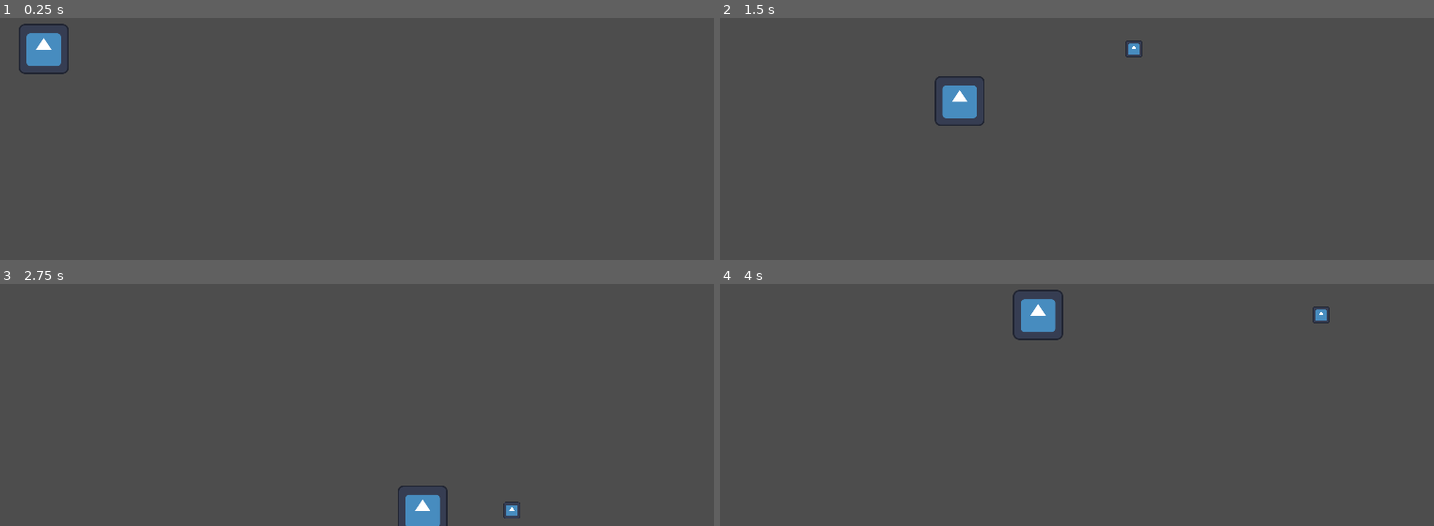
Above: before the commit, frames 1-4 (two rows, left to right).
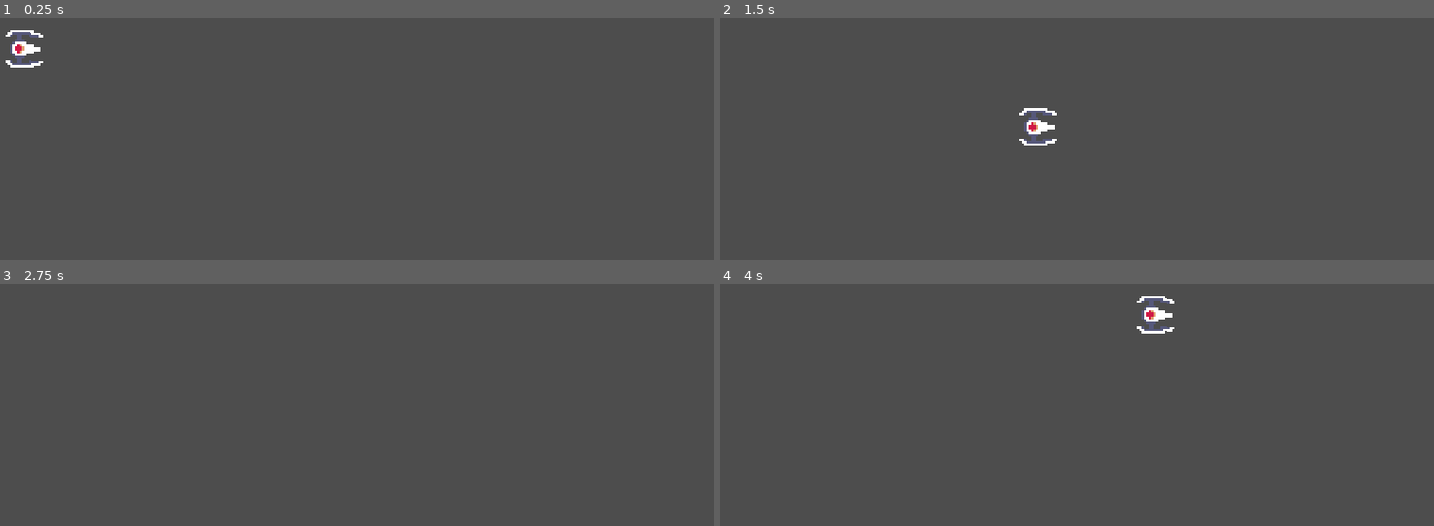
Above: after the commit, the same moments.

Repository: aleveil/spaceshoot
Game: Godot game, scene res://scenes/game.tscn
Two runs of this game, one before a commit and one after it. Both use one fixed random seed, a clock stepped at 60 frames per second and the inputs below. The engine's default icon, where the game draws it, is replaced by a stand-in: a white triangle on a blue panel in a dark square.
Inputs:
- Up to frame 1 (0.25 s): no input
- Up to frame 2 (1.5 s): tap Enter at 0.5 s; hold D (move_right) 0.53-1.28 s; hold Space (shoot) 0.53-1.28 s; hold S (move_down) from 1.28 s (still down); tap Space (shoot) at 1.35 s
- Up to frame 3 (2.75 s): release S (move_down) at 2.03 s; hold D (move_right) from 2.03 s (still down); hold Space (shoot) from 2.03 s (still down)
- Up to frame 4 (4 s): release D (move_right) at 2.78 s; release Space (shoot) at 2.78 s; hold W (move_up) 2.78-3.53 s; tap Space (shoot) at 2.85 s; hold A (move_left) from 3.53 s (still down); hold Space (shoot) from 3.53 s (still down)

The runs differ from the first frame. In frame 1, 1.1% of the frame differs, in the area x 0-10%, y 2-24%; in frame 2, 1.4%; in frame 3, 0.8%; in frame 4, 1.4%, in the area x 40-86%, y 2-24%.

Commit message:
add sprites

Diff:
--- a/project.godot
+++ b/project.godot
@@ -50,3 +50,7 @@
 "events": [Object(InputEventKey,"resource_local_to_scene":false,"resource_name":"","device":-1,"window_id":0,"alt_pressed":false,"shift_pressed":false,"ctrl_pressed":false,"meta_pressed":false,"pressed":false,"keycode":0,"physical_keycode":32,"key_label":0,"unicode":32,"echo":false,"script":null)
 ]
 }
+
+[rendering]
+
+textures/canvas_textures/default_texture_filter=0
--- a/scenes/bullet.tscn
+++ b/scenes/bullet.tscn
@@ -1,22 +1,26 @@
 [gd_scene load_steps=4 format=3 uid="uid://cbagb4d8w72ef"]
 
-[ext_resource type="Texture2D" uid="uid://b5cibih65lnwp" path="res://icon.svg" id="1_arscx"]
 [ext_resource type="Script" path="res://scripts/bullet.gd" id="1_ynajs"]
+[ext_resource type="Texture2D" uid="uid://bclp4n7bt4eiq" path="res://assets/Bullets.png" id="2_jp8ul"]
 
 [sub_resource type="CircleShape2D" id="CircleShape2D_pyy04"]
-radius = 12.0
+radius = 1.0
 
 [node name="Bullet" type="Area2D"]
 script = ExtResource("1_ynajs")
 
 [node name="Sprite2D" type="Sprite2D" parent="."]
+rotation = 1.5708
 scale = Vector2(0.2, 0.2)
-texture = ExtResource("1_arscx")
+texture = ExtResource("2_jp8ul")
+region_enabled = true
+region_rect = Rect2(24, 0, 8, 8)
 
 [node name="CollisionShape2D" type="CollisionShape2D" parent="."]
 shape = SubResource("CircleShape2D_pyy04")
 
 [node name="VisibleOnScreenNotifier2D" type="VisibleOnScreenNotifier2D" parent="."]
-position = Vector2(0, 27)
+position = Vector2(-3, 2.38419e-07)
+scale = Vector2(0.1, 0.1)
 
 [connection signal="screen_exited" from="VisibleOnScreenNotifier2D" to="." method="_on_visible_on_screen_notifier_2d_screen_exited"]
--- a/scenes/game.tscn
+++ b/scenes/game.tscn
@@ -7,8 +7,9 @@
 script = ExtResource("1_cxufh")
 
 [node name="Camera2D" type="Camera2D" parent="."]
+zoom = Vector2(6, 6)
 
 [node name="Player" parent="." instance=ExtResource("1_kxc8q")]
-position = Vector2(-450, 0)
+position = Vector2(-80, 0)
 
 [node name="BulletContainer" type="Node" parent="."]
--- a/scenes/player.tscn
+++ b/scenes/player.tscn
@@ -1,18 +1,51 @@
-[gd_scene load_steps=4 format=3 uid="uid://caengk7hhpjs8"]
+[gd_scene load_steps=6 format=3 uid="uid://caengk7hhpjs8"]
 
 [ext_resource type="Script" path="res://scripts/player.gd" id="1_23ilv"]
-[ext_resource type="Texture2D" uid="uid://b5cibih65lnwp" path="res://icon.svg" id="1_h0e5h"]
+[ext_resource type="Texture2D" uid="uid://dr7c0nc4hu28b" path="res://assets/Ships.png" id="2_2qrau"]
 
-[sub_resource type="RectangleShape2D" id="RectangleShape2D_h53ks"]
-size = Vector2(75, 73)
+[sub_resource type="CircleShape2D" id="CircleShape2D_kkx6r"]
+radius = 4.0
+
+[sub_resource type="Shader" id="Shader_qur1c"]
+code = "shader_type canvas_item;
+
+void vertex() {
+	// Called for every vertex the material is visible on.
+}
+
+void fragment() {
+	// Called for every pixel the material is visible on.
+	vec4 input_color = texture(TEXTURE, UV);
+	vec4 output_color = input_color;
+	if (input_color.a > 0.0) {
+		output_color.r = TIME;
+		output_color.g = TIME;
+		output_color.b = TIME;
+
+	}
+	COLOR = input_color;
+}
+
+//void light() {
+	// Called for every pixel for every light affecting the CanvasItem.
+	// Uncomment to replace the default light processing function with this one.
+//}
+"
+
+[sub_resource type="ShaderMaterial" id="ShaderMaterial_pqgsk"]
+shader = SubResource("Shader_qur1c")
 
 [node name="Player" type="CharacterBody2D"]
 script = ExtResource("1_23ilv")
 
+[node name="CollisionShape2D" type="CollisionShape2D" parent="."]
+visible = false
+shape = SubResource("CircleShape2D_kkx6r")
+
 [node name="Sprite2D" type="Sprite2D" parent="."]
+material = SubResource("ShaderMaterial_pqgsk")
+rotation = 1.5708
 scale = Vector2(0.6, 0.6)
-texture = ExtResource("1_h0e5h")
-
-[node name="CollisionShape2D" type="CollisionShape2D" parent="."]
-scale = Vector2(0.9, 0.9)
-shape = SubResource("RectangleShape2D_h53ks")
+texture = ExtResource("2_2qrau")
+region_enabled = true
+region_rect = Rect2(48, 0, 16, 16)
--- a/scripts/bullet.gd
+++ b/scripts/bullet.gd
@@ -1,6 +1,6 @@
 extends Area2D
 
-const SPEED := 600
+const SPEED := 300
 
 func _process(delta):
 	global_position.x += SPEED * delta
--- a/scripts/player.gd
+++ b/scripts/player.gd
@@ -3,7 +3,7 @@
 signal shoot_bullet(bullet_scene, pos)
 
 var bullet_scene = preload("res://scenes/bullet.tscn")
-const SPEED = 400
+const SPEED = 100
 var last_shoot_timestamp = 0
 var shoot_cooldown = 1000
 
Binary file added: assets/Bullets.png
Not shown, added: assets/Bullets.png.import
Binary file added: assets/Ships.png
Not shown, added: assets/Ships.png.import
